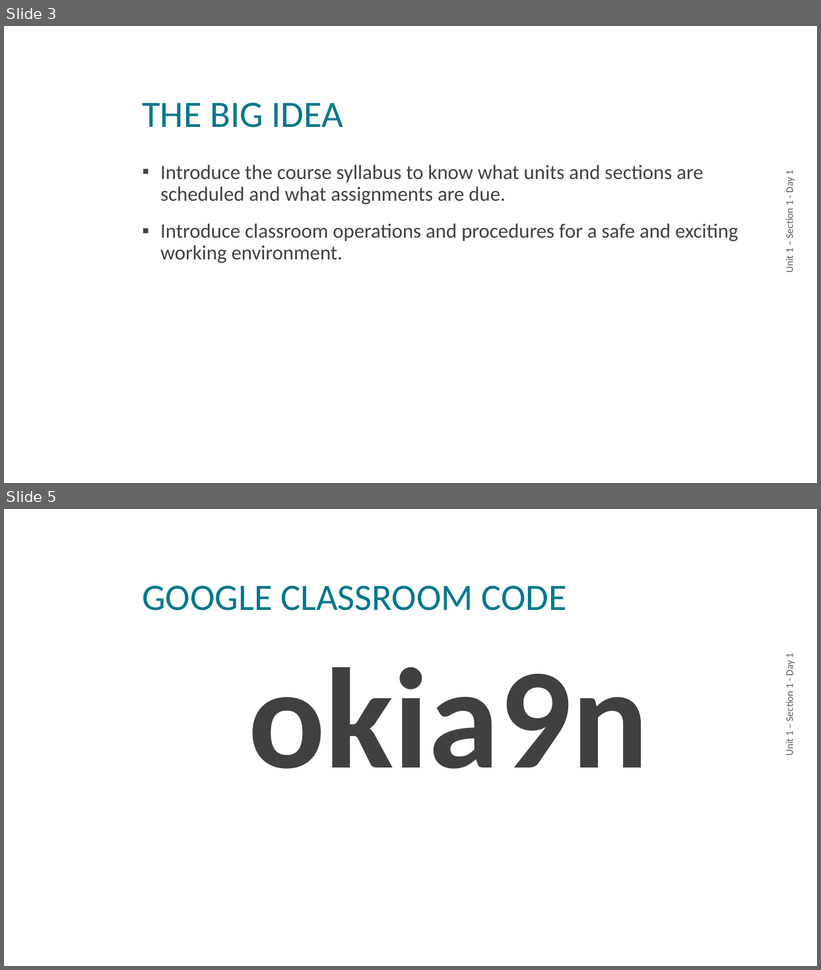
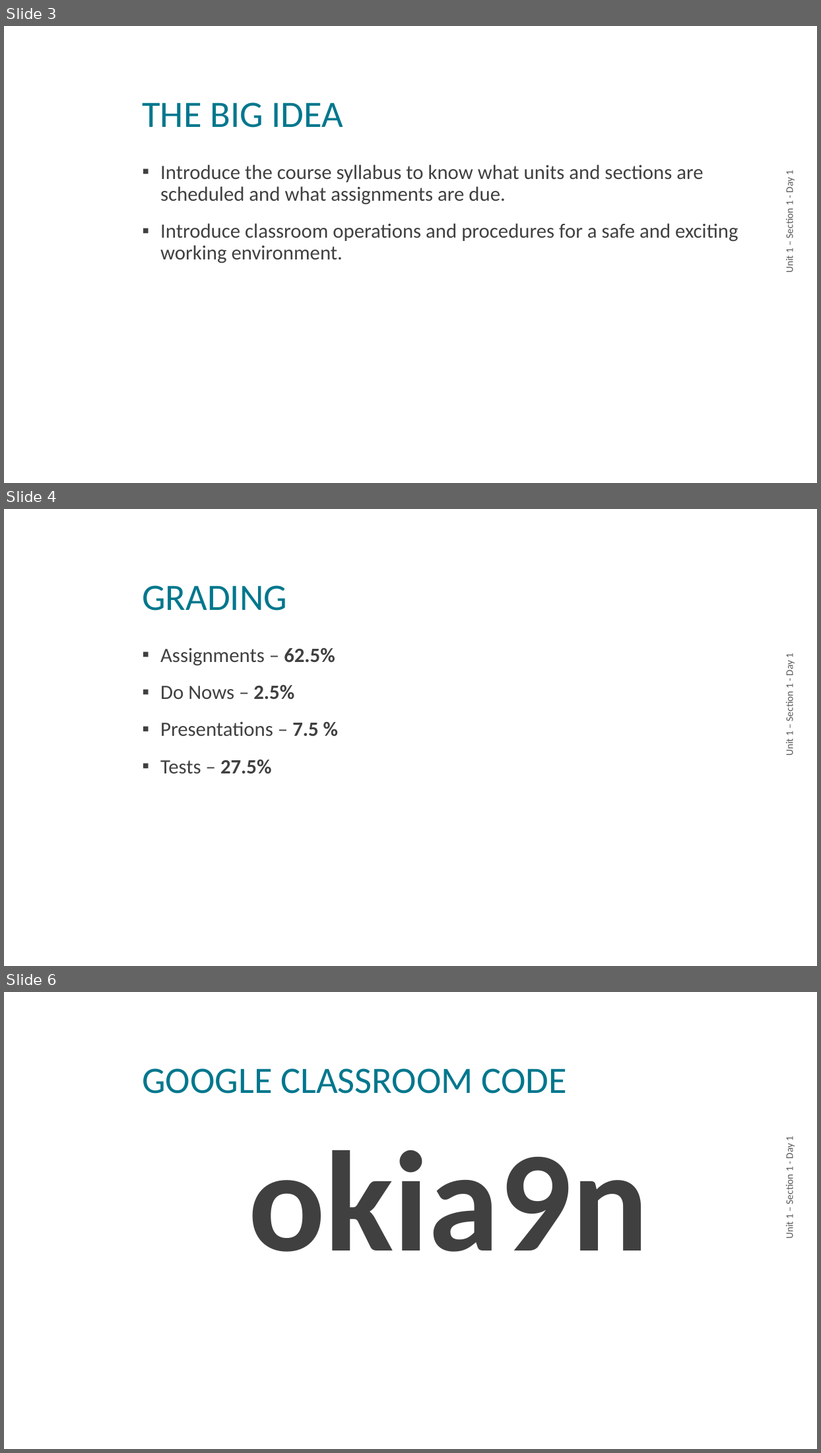
Before and after one commit to nickvertucci/Technology-Education-Curriculum, a slide deck: High School/Design and Drawing for Production/Unit 1 - Introduction & Design Process/Section 1 - Syllabus Overview and Classroom Operation/Assets/Unit 1 - Section 1 - Syllabus.pptx. Shown one above the other, each under a label of ours: slides 3 and 5 before the commit, slides 3, 4 and 6 after it; the slides between them are not shown. The pictures are 821x970 and 821x1453 pixels, drawn with LibreOffice and Linux fonts; fonts in the diff are those of the drawing; background and template pictures are left out. Boxes give left, top, right and bottom in pixels: in the first picture for what was removed or moved away, otherwise in the second. Text is boxed around its words. In the diff, an @@ line names an element or a change of style, - is before the commit and + after.

Commit message:
Updated PPTX with grading slide

```diff
--- a/High School/Design and Drawing for Production/Unit 1 - Introduction & Design Process/Section 1 - Syllabus Overview and Classroom Operation/Assets/Unit 1 - Section 1 - Syllabus.pptx
+++ b/High School/Design and Drawing for Production/Unit 1 - Introduction & Design Process/Section 1 - Syllabus Overview and Classroom Operation/Assets/Unit 1 - Section 1 - Syllabus.pptx
@@ slide 4 added at (4,509,817,966), background picture (left out) @@
@@ title added at (142,586,287,611), 44 pt, text #00778D @@
+GRADING
@@ text added at (160,648,335,774), 24 pt, text #404040 @@
+▪ Assignments – 62.5%
+▪ Do Nows – 2.5%
+▪ Presentations – 7.5 %
+▪ Tests – 27.5%
@@ text added at (783,654,796,755), 12 pt, text #595959 @@
+Unit 1 – Section 1 - Day 1
@@ what was slide 5 is now slide 6 @@
```
Also in this commit, not shown: 1 slide changed.
